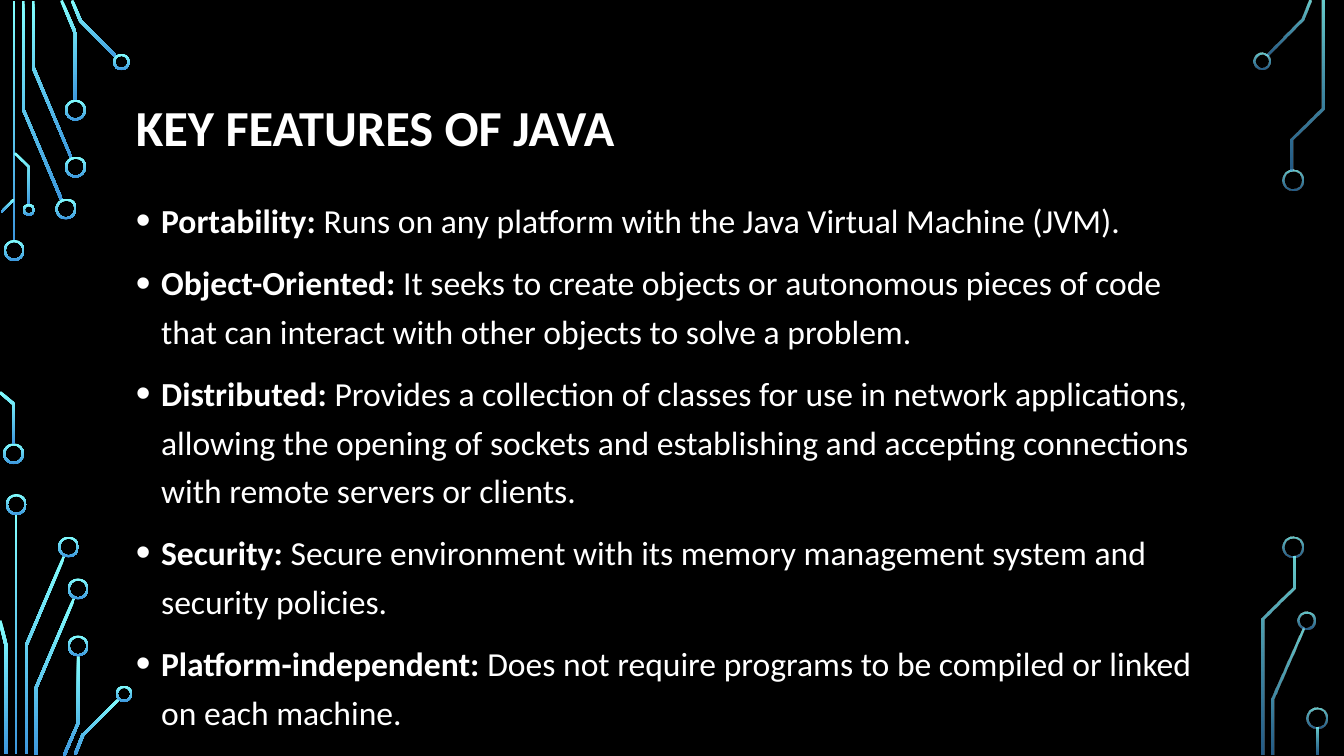
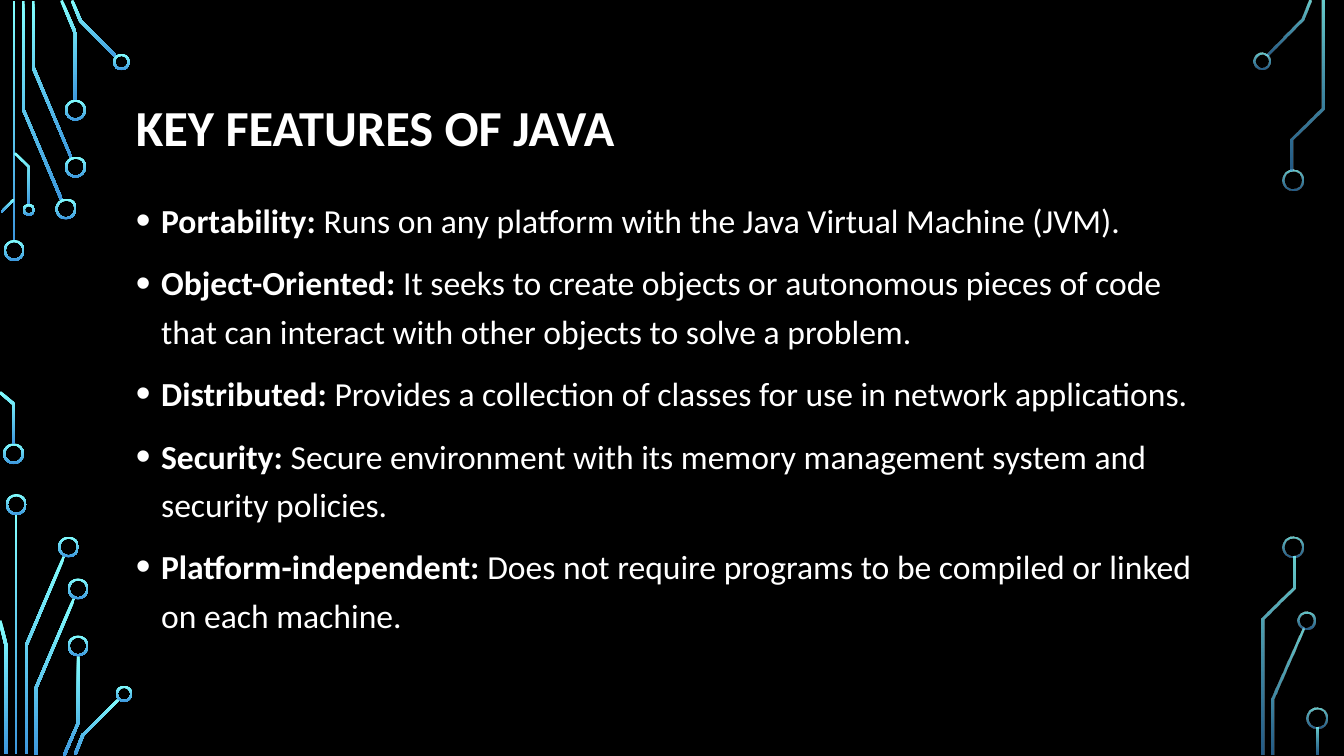
Before and after one commit to Xukialb/AE-4.-Programming-Languages, a slide deck: slide 3 of Java_English - Alberto.pptx. Drawn at 1344x756 pixels with LibreOffice and Linux fonts; fonts in the diff are those of the drawing; background and template pictures are left out. Boxes give left, top, right and bottom in pixels: in the first picture for what was removed or moved away, otherwise in the second. Text is boxed around its words. In the diff, an @@ line names an element or a change of style, - is before the commit and + after.

Commit message:
resumen

```diff
--- a/Java_English - Alberto.pptx
+++ b/Java_English - Alberto.pptx
@@ text at [161,382,1187,412]: text changed @@
-• Distributed: Provides a collection of classes for use in network applications, allowing the opening of sockets and establishing and accepting connections with remote servers or clients.
+• Distributed: Provides a collection of classes for use in network applications.
```
